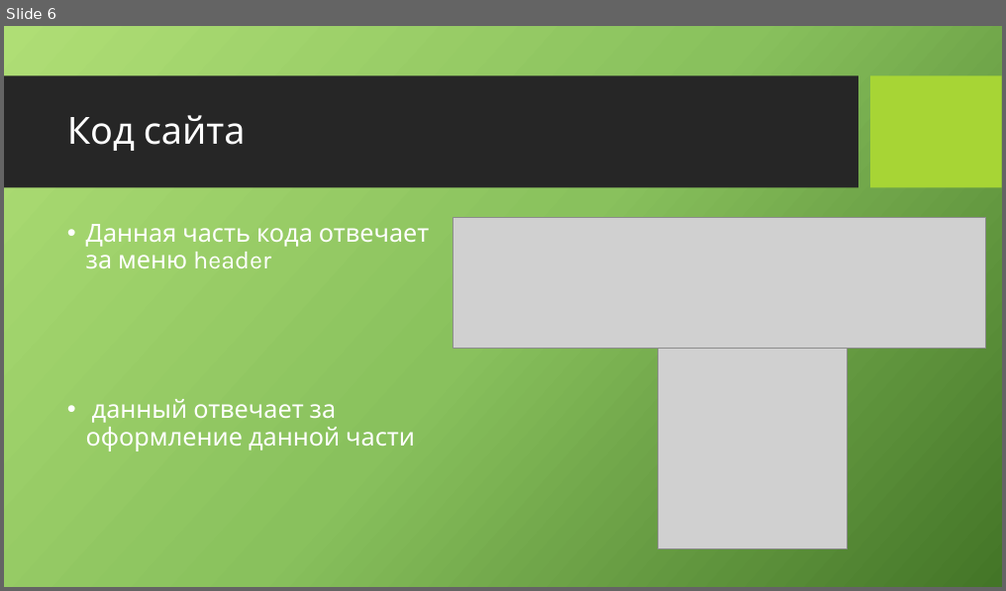
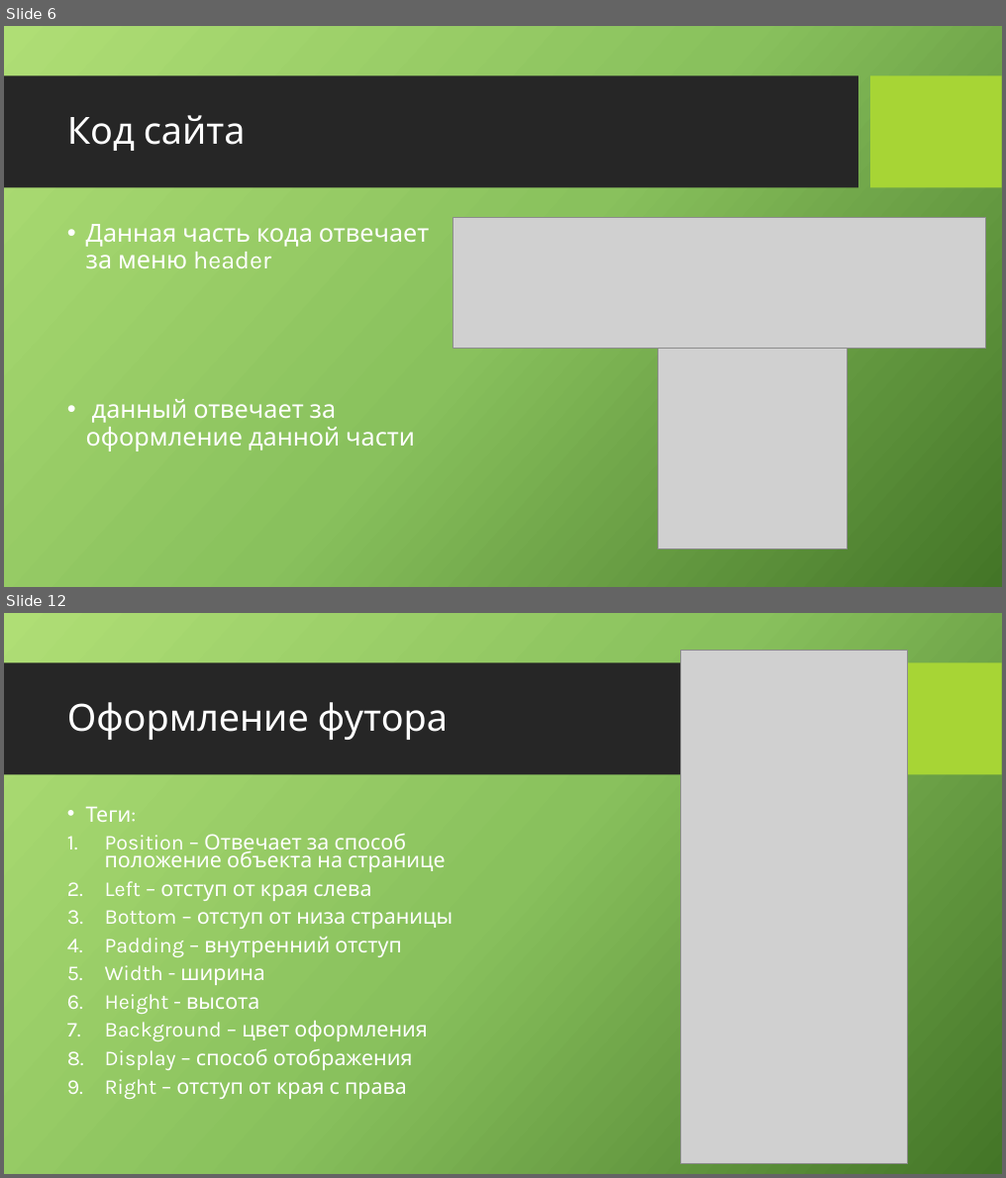
Before and after one commit to CoringPlay/raev-site, a slide deck: Ближе к суте.pptx. Shown one above the other, each under a label of ours: slide 6 before the commit, slides 6 and 12 after it; the slides between them are not shown. The pictures are 1006x591 and 1006x1178 pixels, drawn with LibreOffice and Linux fonts; fonts in the diff are those of the drawing; grey boxes stand for pictures; background and template pictures are left out. Boxes give left, top, right and bottom in pixels: in the first picture for what was removed or moved away, otherwise in the second. Text is boxed around its words. In the diff, an @@ line names an element or a change of style, - is before the commit and + after.

```diff
--- a/Ближе к суте.pptx
+++ b/Ближе к суте.pptx
@@ slide 12 added at (x1=4, y1=613, x2=1002, y2=1174), background picture (left out); not listed: 2 template elements that a slide beside it also shows @@
@@ picture added at (x1=681, y1=651, x2=908, y2=1164) @@
@@ title added at (x1=67, y1=702, x2=448, y2=740), 36 pt, text #FFFFFF @@
+Оформление футора
@@ text added at (x1=86, y1=806, x2=452, y2=1099), 20.4 pt, text #FFFFFF @@
+• Теги:
+1. Position – Отвечает за способ положение объекта на странице
+2. Left – отступ от края слева
+3. Bottom – отступ от низа страницы
+4. Padding – внутренний отступ
+5. Width - ширина
+6. Height - высота
+7. Background – цвет оформления
+8. Display – способ отображения
+9. Right – отступ от края с права
```
Also in this commit, not shown: 1 slide changed, 9 other slides added.
